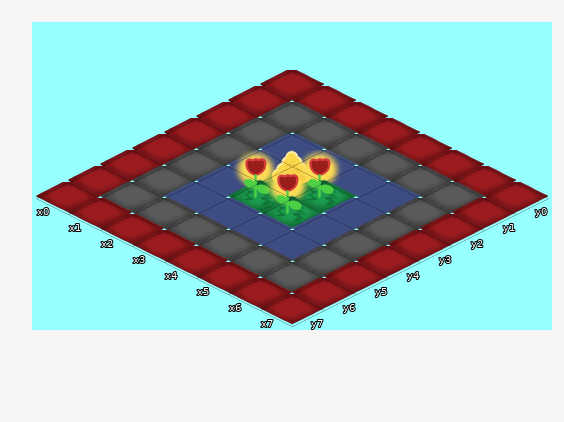
Two states of a Tiled map, source/beeline/data/map/isometric.tmx. Above, as it was before the edit.
Cells are 128x64 px. Isometric: x runs down to the right, y down to the left. Shown: x 0..7, y 0..7.
Once edited:
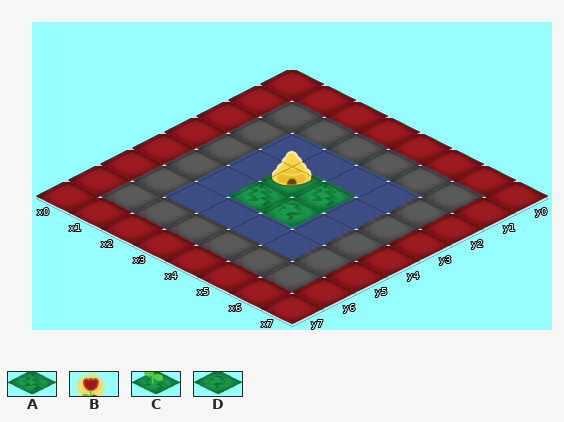
Key: from "isometricmap": A 7, B 38, C 44, D 45.
_ is an empty cell.
What changed:
Layer "Tile Layer 1":
y 3: x 4 C -> A
y 4: x 3..4 CC -> AD
Layer "Bakeround":
y 2: x 3 B -> _
y 3: x 2..3 BB -> __
Boxes around the changes in both pictures, in picture pixels (x1, y1, x2, y2):
changed: (228, 150, 355, 227)
